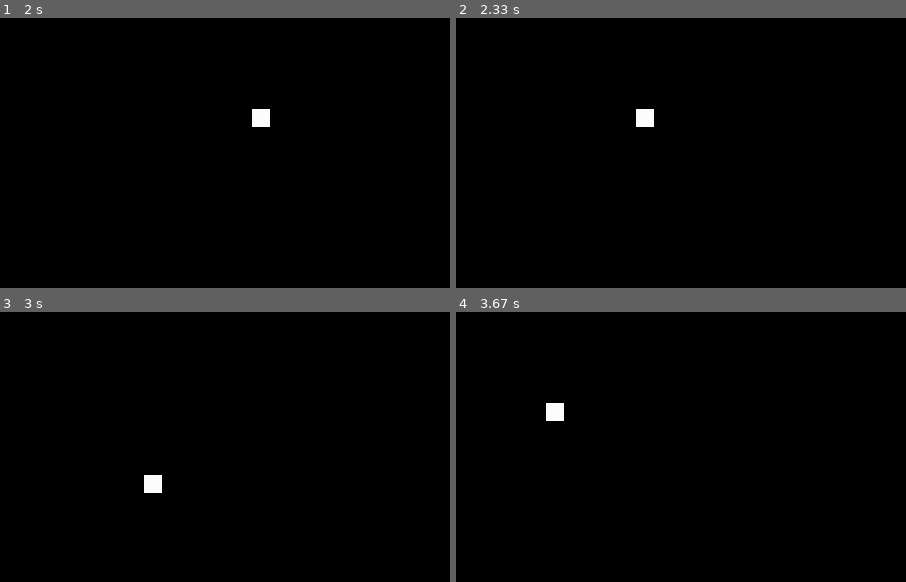
Above: before the commit, frames 1-4 (two rows, left to right).
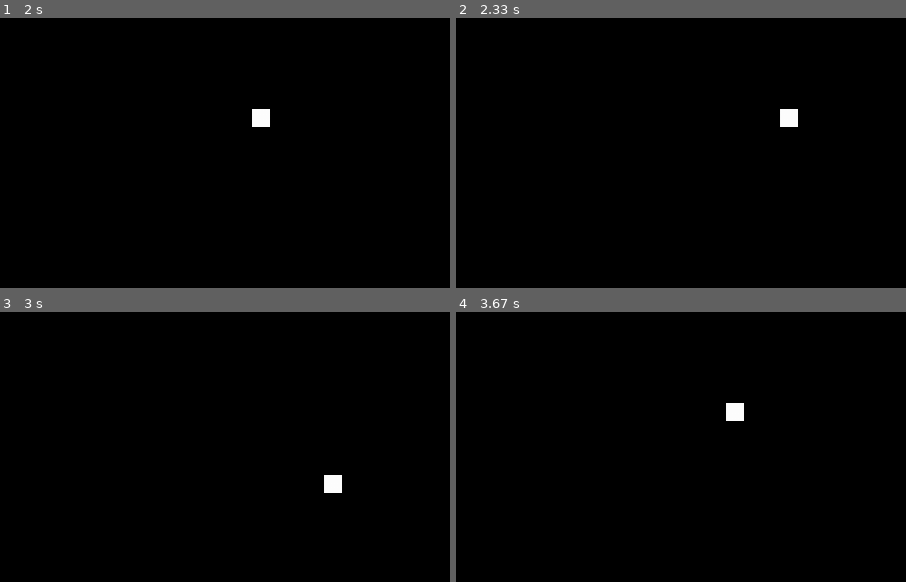
Above: after the commit, the same moments.

Repository: theyeeman/snake-pygame
Game: pygame game, started from main.py
Same seed, same stepped clock (60 frames per second), same inputs: the game is played once before the commit and once after it.
Inputs:
- Up to frame 1 (2 s): hold Right 0.33-0.8 s; hold Up 0.83-1.3 s; hold Right 1.33-1.8 s; hold Left from 1.83 s (still down)
- Up to frame 2 (2.33 s): keep holding Left
- Up to frame 3 (3 s): release Left at 2.37 s; hold Down 2.4-2.7 s; hold Left from 2.73 s (still down)
- Up to frame 4 (3.67 s): release Left at 3.13 s; hold Up 3.17-3.53 s; hold Right from 3.57 s (still down)
The pictures show only the part of the screen within x 50-100%, y 16-66%; the shares and areas given below are measured in that part.

Frame 1 is identical in both runs. In frame 2, 0.5% of the frame differs, in the area x 40-76%, y 33-41%; in frame 3, 0.5%; in frame 4, 0.5%.

Commit message:
add restrictions so snake can't move backwards into itself

Diff:
--- a/Engine/snake.py
+++ b/Engine/snake.py
@@ -1,6 +1,7 @@
 from Engine.doublylinkedlist import DoublyLinkedList
 from Engine.direction import Direction
 import random
+
 
 class Snake():
     def __init__(self, screen):
@@ -110,6 +111,13 @@
     def to_list(self):
         return self.body_list.to_list()
 
-    def key_pressed(self, direction):
-        x, y, dir = self.get_head()
-        self.update_head((x, y, direction))
+    def key_pressed(self, new_direction):
+        x, y, curr_direction = self.get_head()
+
+        if (curr_direction == Direction.DOWN and new_direction == Direction.UP
+                or curr_direction == Direction.UP and new_direction == Direction.DOWN
+                or curr_direction == Direction.LEFT and new_direction == Direction.RIGHT
+                or curr_direction == Direction.RIGHT and new_direction == Direction.LEFT):
+            return
+
+        self.update_head((x, y, new_direction))
